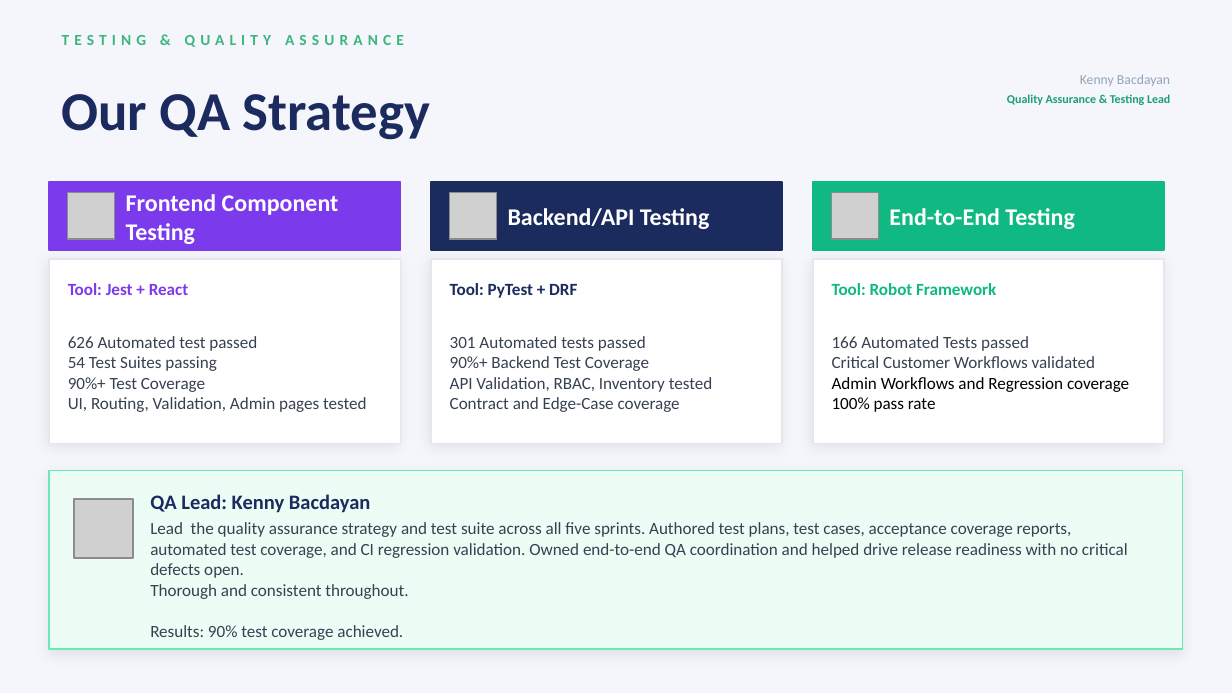
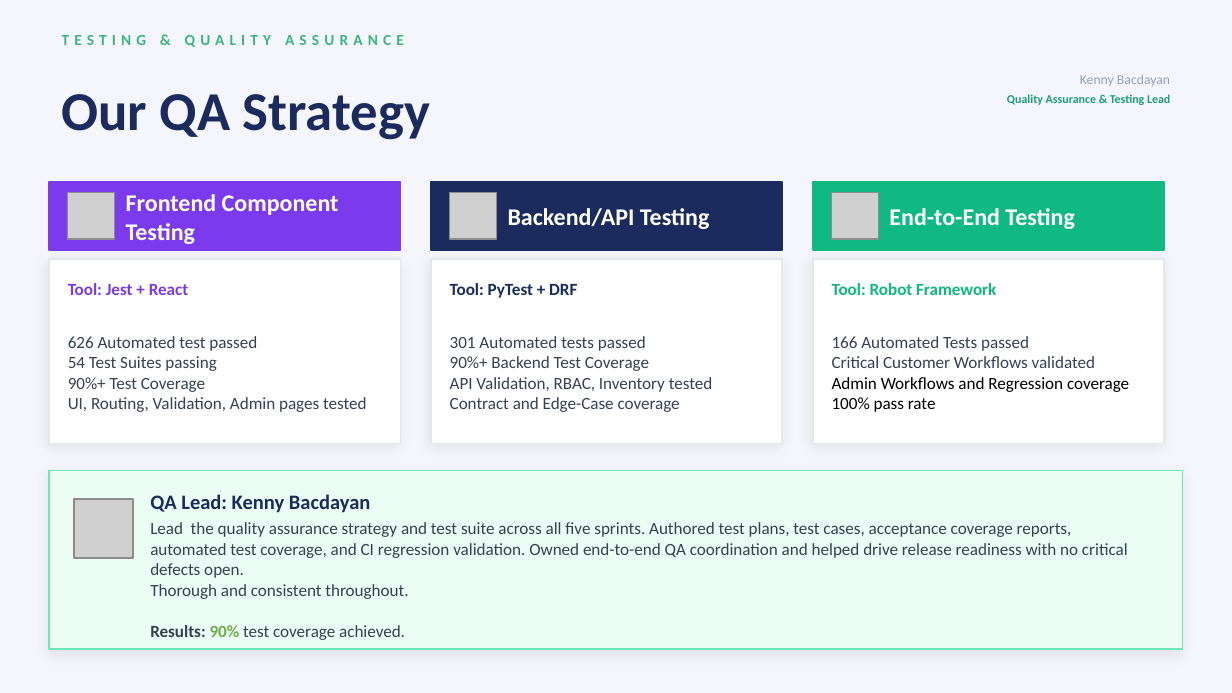
Before and after one commit to RachelMizer/ProjectOrderly, a slide deck: slide 13 of docs/Deliverables/Orderly_Slides.pptx (slide 14 before the commit). Drawn at 1232x693 pixels with LibreOffice and Linux fonts; fonts in the diff are those of the drawing; grey boxes stand for pictures. Boxes give left, top, right and bottom in pixels: in the first picture for what was removed or moved away, otherwise in the second. Text is boxed around its words. In the diff, an @@ line names an element or a change of style, - is before the commit and + after.

```diff
--- a/docs/Deliverables/Orderly_Slides.pptx
+++ b/docs/Deliverables/Orderly_Slides.pptx
@@ text at [150, 584, 408, 640]: text colour #374151 to #70AD47 in "90%"; bold on in "Results: 90%" @@
```
Also in this commit, not shown: 5 other slides changed.
